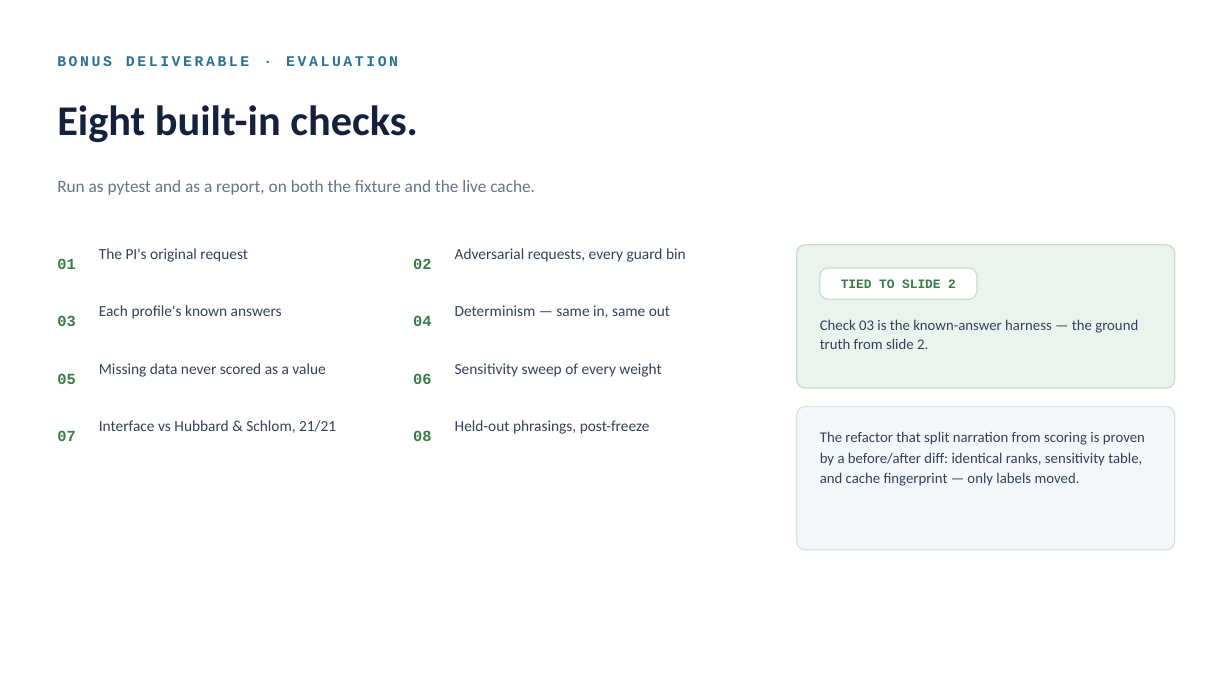
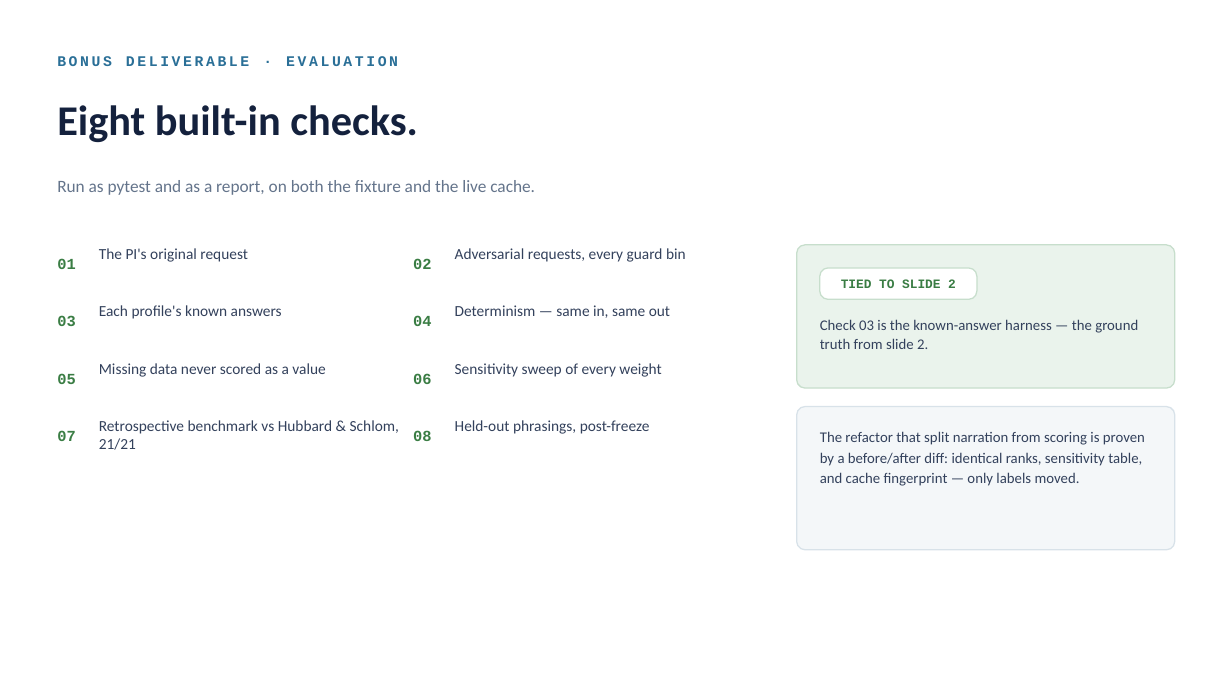
Before and after one commit to a-bissell/Oxbow, a slide deck: slide 10 of docs/presentation/Oxbow.pptx. Drawn at 1232x693 pixels with LibreOffice and Linux fonts; fonts in the diff are those of the drawing. Boxes give left, top, right and bottom in pixels: in the first picture for what was removed or moved away, otherwise in the second. Text is boxed around its words. In the diff, an @@ line names an element or a change of style, - is before the commit and + after.

```diff
--- a/docs/presentation/Oxbow.pptx
+++ b/docs/presentation/Oxbow.pptx
@@ text at <box>99,420,399,450</box>: text changed @@
-Interface vs Hubbard & Schlom, 21/21
+Retrospective benchmark vs Hubbard & Schlom, 21/21
```
Also in this commit, not shown: 3 other slides changed, 1 other file.
